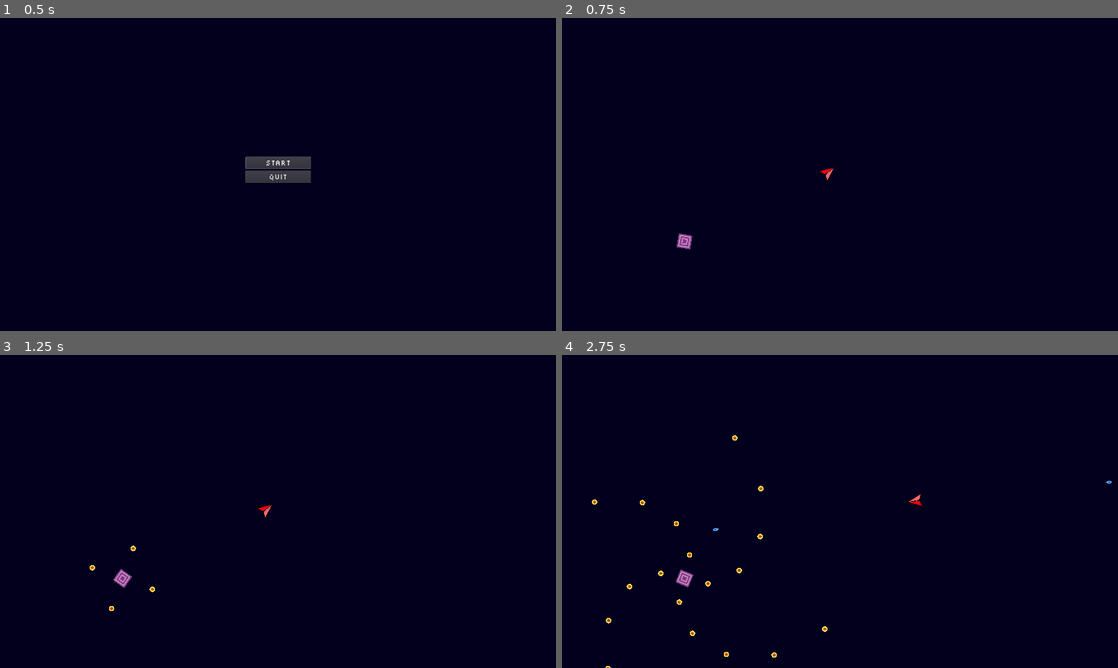
Above: before the commit, frames 1-4 (two rows, left to right).
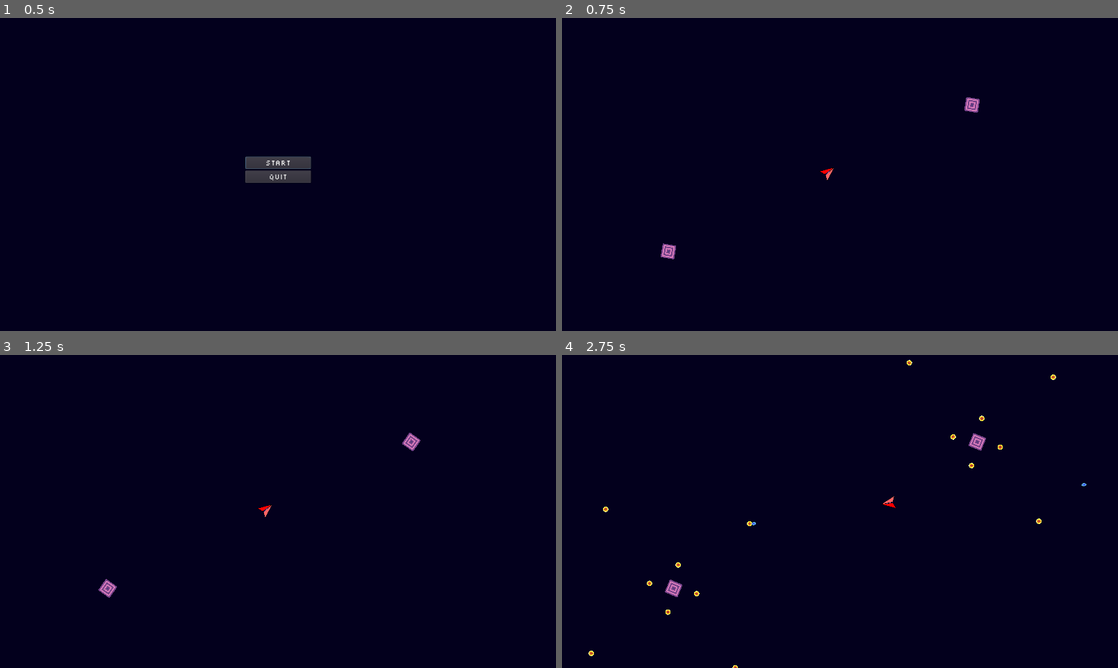
Above: after the commit, the same moments.

Repository: AaronFacoline/ArcticGameJam-2022-08
Game: Godot game, scene res://StartMenu.tscn
The game is run twice, just before and just after one commit, with the same random seed, the same clock (stepped at 60 frames per second) and the same inputs.
Inputs (mouse positions are in pixels of both pictures, inside the frame that each line leads up to):
- Up to frame 1 (0.5 s): no input
- Up to frame 2 (0.75 s): click "Start" at 0.5 s
- Up to frame 3 (1.25 s): no input
- Up to frame 4 (2.75 s): move the mouse to (962, 495) at 1.27 s; hold Space (move) 1.28-2.03 s; move the mouse to (728, 527) at 2.02 s; tap Space (move) at 2.1 s

Frame 1 is identical in both runs. In frame 2, 0.3% of the frame differs, in the area x 17-76%, y 25-78%; in frame 3, 0.4%; in frame 4, 0.9%, in the area x 4-99%, y 1-100%.

Commit message:
damage added to objects

Diff:
--- a/SpaceGame/World.tscn
+++ b/SpaceGame/World.tscn
@@ -9,4 +9,7 @@
 position = Vector2( 614, 354 )
 
 [node name="Square" parent="." instance=ExtResource( 2 )]
-position = Vector2( 282, 514 )
+position = Vector2( 244, 537 )
+
+[node name="Square2" parent="." instance=ExtResource( 2 )]
+position = Vector2( 943, 200 )
--- a/SpaceGame/characters/Enemies/projectile.gd
+++ b/SpaceGame/characters/Enemies/projectile.gd
@@ -5,11 +5,13 @@
 
 func _ready():
 	var timer = Timer.new()
-	timer.set_wait_time(2)
+	timer.set_wait_time(5)
 	timer.set_one_shot(false)
 	timer.connect("timeout", self, "queue_free")
 	add_child(timer)
 	timer.start()
 
 func _physics_process(delta):
-	var collison = move_and_collide(velocity.normalized()*speed)
+	var collision = move_and_collide(velocity.normalized()*speed)
+	if collision:
+		queue_free()
--- a/SpaceGame/characters/Enemies/square.gd
+++ b/SpaceGame/characters/Enemies/square.gd
@@ -3,10 +3,11 @@
 const projectilePath = preload("res://characters/Enemies/projectile.tscn")
 
 var destination = Vector2()
+#onready var collision = $CollisionPolygon2D
 
 func _ready():
 	var timer = Timer.new()
-	timer.set_wait_time(0.4)
+	timer.set_wait_time(1.0)
 	timer.set_one_shot(false)
 	timer.connect("timeout", self, "shoot")
 	add_child(timer)
@@ -15,6 +16,11 @@
 
 func _process(delta):
 	rotate(0.015)
+
+func _physics_process(delta):
+	var collision = move_and_collide(Vector2(0000.1,0))
+	if collision:
+		queue_free()
 
 func shoot():
 	var projectileNorth = projectilePath.instance()
--- a/SpaceGame/characters/player/Player.gd
+++ b/SpaceGame/characters/player/Player.gd
@@ -6,9 +6,9 @@
 var moving = false
 var destination = Vector2()
 
-var acceleration = 5
-var deceleration = 2
-var maxSpeed = 250
+var acceleration = 0.4
+var deceleration = 0.2
+var maxSpeed = 3
 
 var sprite1 = preload("res://assets/player.png")
 var sprite2 = preload("res://assets/playermove.png")
@@ -40,7 +40,11 @@
 		if(velocity.length() > 0):
 			velocity = velocity - (velocity.normalized() * deceleration)
 
-	move_and_slide(velocity)
+	var collision = move_and_collide(velocity)
+	if collision:
+		get_tree().change_scene("res://StartMenu.tscn")
+		queue_free()
+
 
 func _process(delta):
 	look_at(get_global_mouse_position())
--- a/SpaceGame/characters/player/bullet.gd
+++ b/SpaceGame/characters/player/bullet.gd
@@ -1,10 +1,16 @@
 extends KinematicBody2D
 
 var velocity = Vector2(0,1)
-var speed = 10
+var speed = 500
 
 func _ready():
 	rotation_degrees = 0;
+	var timer = Timer.new()
+	timer.set_wait_time(3)
+	timer.set_one_shot(false)
+	timer.connect("timeout", self, "queue_free")
+	add_child(timer)
+	timer.start()
 
 func _physics_process(delta):
-	var collison = move_and_collide(velocity.normalized()*speed)
+	var collision = move_and_slide(velocity.normalized()*speed)
